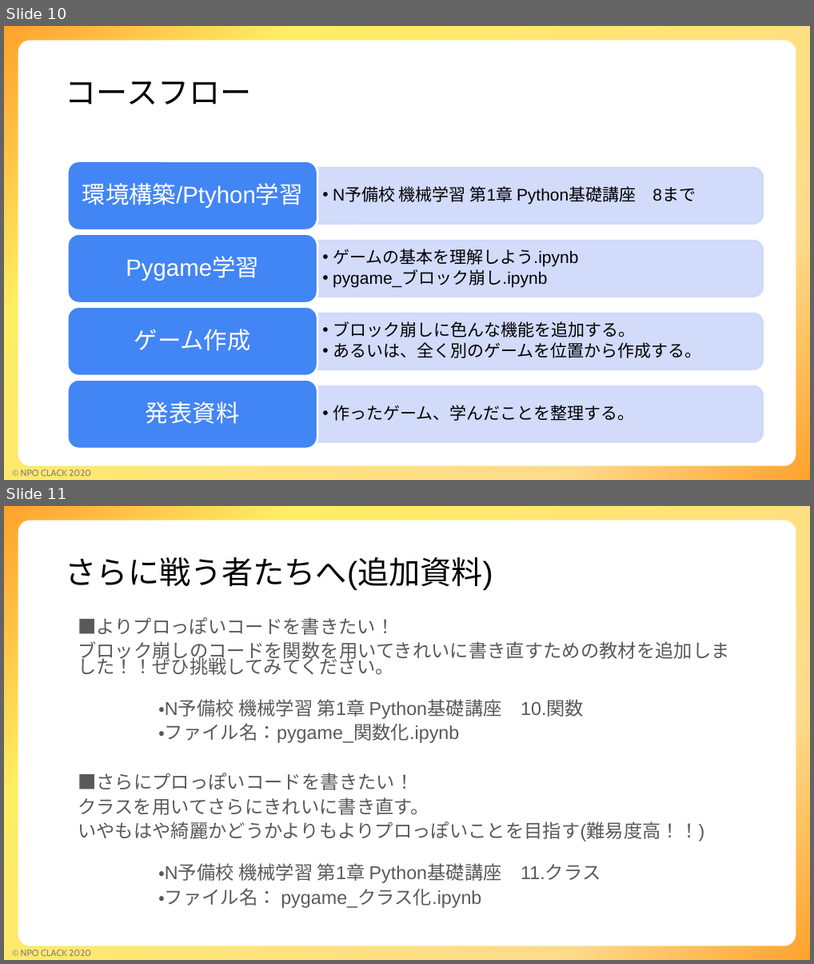
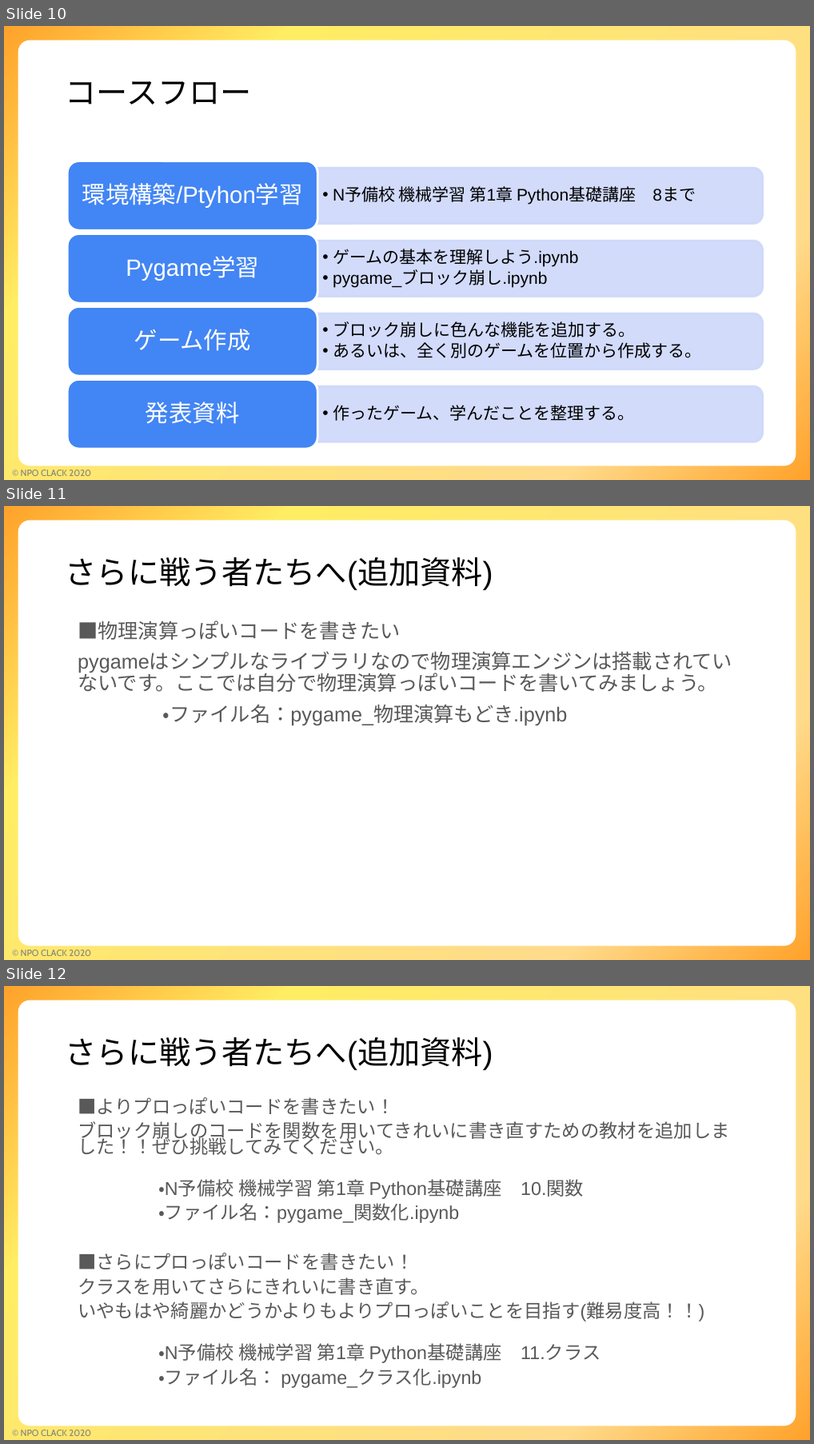
Before and after one commit to npo-clack/pygame, a slide deck: ゲームコース説明.pptx. Shown one above the other, each under a label of ours: slides 10 and 11 before the commit, slides 10, 11 and 12 after it. The pictures are 814x964 and 814x1444 pixels, drawn with LibreOffice and Linux fonts; fonts in the diff are those of the drawing; background and template pictures are left out. Boxes give left, top, right and bottom in pixels: in the first picture for what was removed or moved away, otherwise in the second. Text is boxed around its words. In the diff, an @@ line names an element or a change of style, - is before the commit and + after.

Commit message:
物理演算もどきの資料追加

```diff
--- a/ゲームコース説明.pptx
+++ b/ゲームコース説明.pptx
@@ slide 11 added at (x1=4, y1=506, x2=810, y2=960), background #FFFFFF; not listed: 3 template elements that a slide beside it also shows @@
@@ title added at (x1=66, y1=557, x2=494, y2=590), 28 pt, text #000000 @@
+さらに戦う者たちへ(追加資料)
@@ text added at (x1=78, y1=620, x2=718, y2=725), 18 pt, text #595959 @@
+■物理演算っぽいコードを書きたい
+pygameはシンプルなライブラリなので物理演算エンジンは搭載されていないです。ここでは自分で物理演算っぽいコードを書いてみましょう。
+・ファイル名：pygame_物理演算もどき.ipynb
@@ what was slide 11 is now slide 12 @@
```
Also in this commit, not shown: 5 other files.
